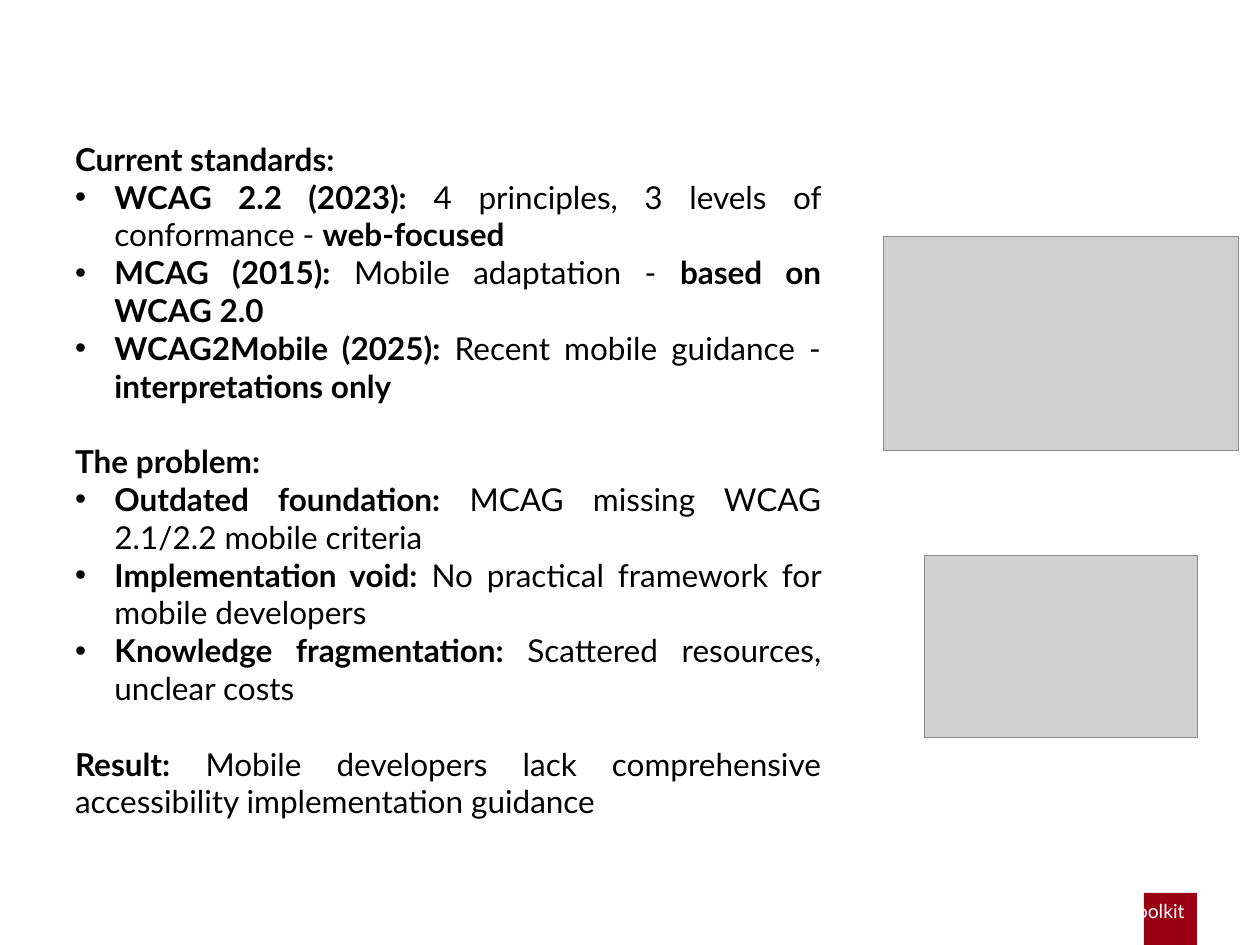
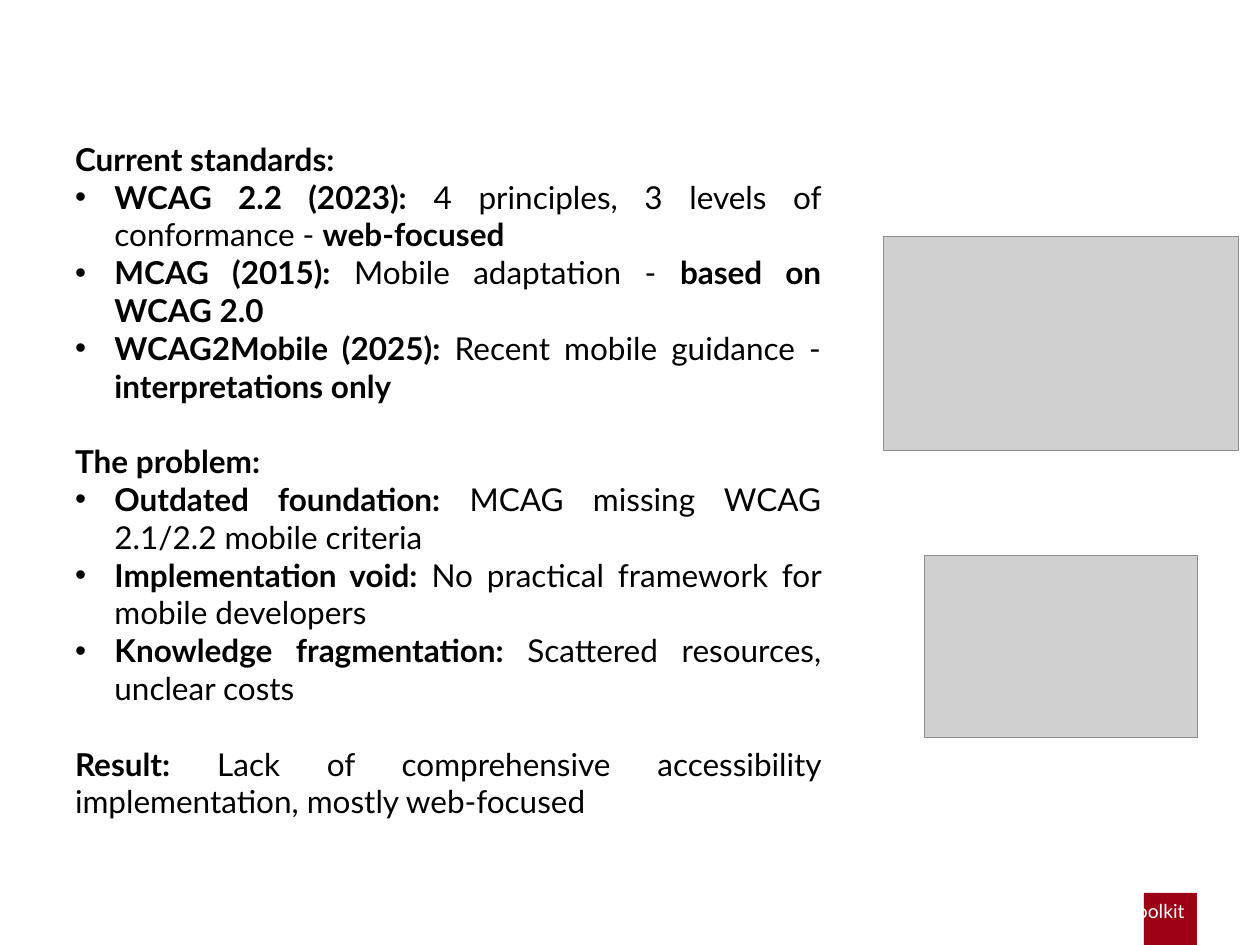
Before and after one commit to gabrielrovesti/Master-Thesis-UniPD, a slide deck: slide 4 of Thesis Presentation/Presentation Gabriel Rovesti.pptx. Drawn at 1260x945 pixels with LibreOffice and Linux fonts; fonts in the diff are those of the drawing; grey boxes stand for pictures; background and template pictures are left out. Boxes give left, top, right and bottom in pixels: in the first picture for what was removed or moved away, otherwise in the second. Text is boxed around its words. In the diff, an @@ line names an element or a change of style, - is before the commit and + after.

```diff
--- a/Thesis Presentation/Presentation Gabriel Rovesti.pptx
+++ b/Thesis Presentation/Presentation Gabriel Rovesti.pptx
@@ text at (x1=75, y1=752, x2=611, y2=819): text changed @@
-Result: Mobile developers lack comprehensive accessibility implementation guidance
+Result: Lack of comprehensive accessibility implementation, mostly web-focused
```
Also in this commit, not shown: 4 other slides changed, 2 other files.
